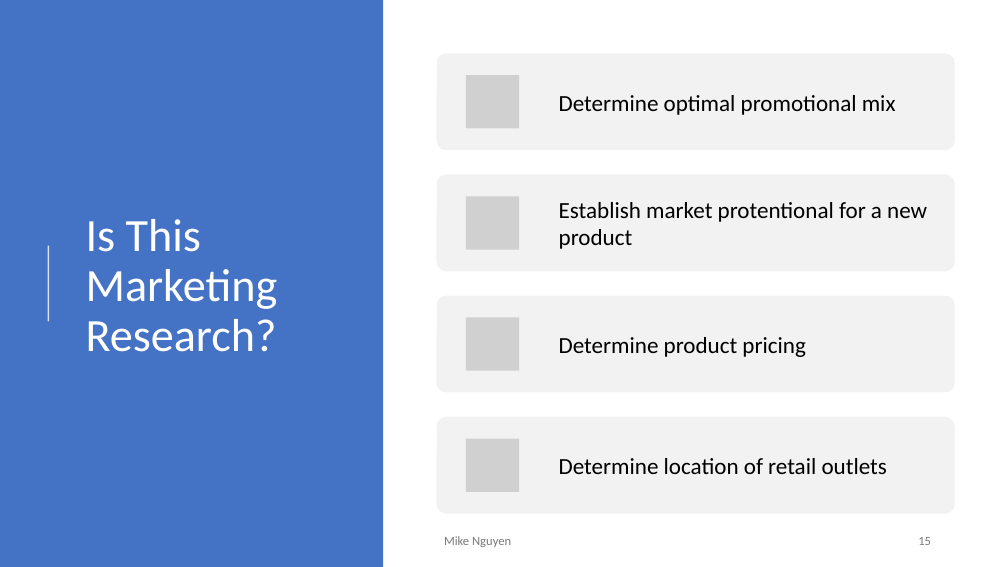
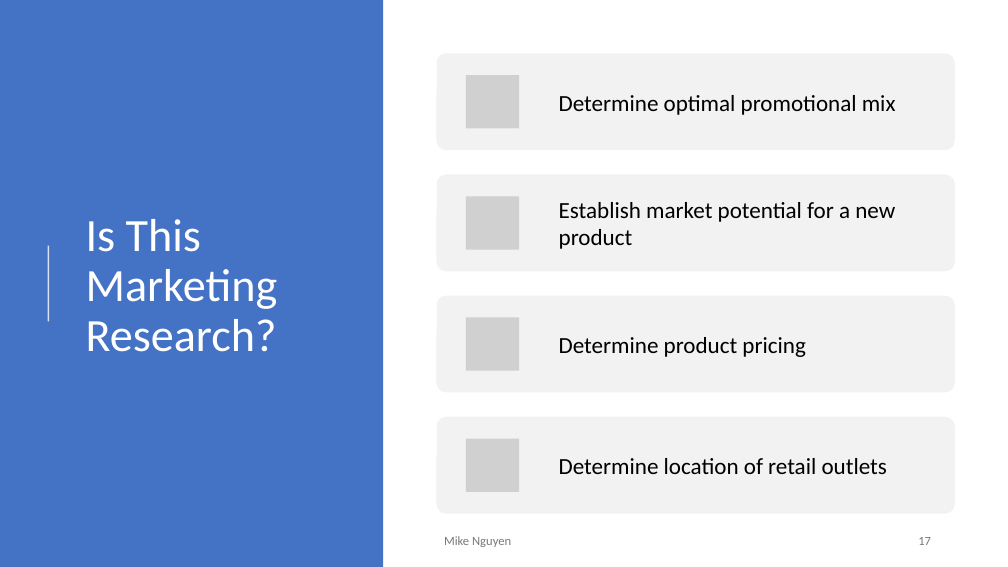
Before and after one commit to mikenguyen13/mar4050, a slide deck: slide 17 of lectures/1/1_Introduction to Marketing Research.pptx (slide 15 before the commit). Drawn at 1008x567 pixels with LibreOffice and Linux fonts; fonts in the diff are those of the drawing; grey boxes stand for pictures. Boxes give left, top, right and bottom in pixels: in the first picture for what was removed or moved away, otherwise in the second. Text is boxed around its words. In the diff, an @@ line names an element or a change of style, - is before the commit and + after.

```diff
--- a/lectures/1/1_Introduction to Marketing Research.pptx
+++ b/lectures/1/1_Introduction to Marketing Research.pptx
@@ text at bbox=[559, 202, 895, 249]: text changed @@
-Establish market protentional for a new product
+Establish market potential for a new product
@@ page number at bbox=[918, 537, 931, 545]: text changed @@
-15
+17
```
Also in this commit, not shown: 4 other slides changed, 2 slides added, 8 other files.
